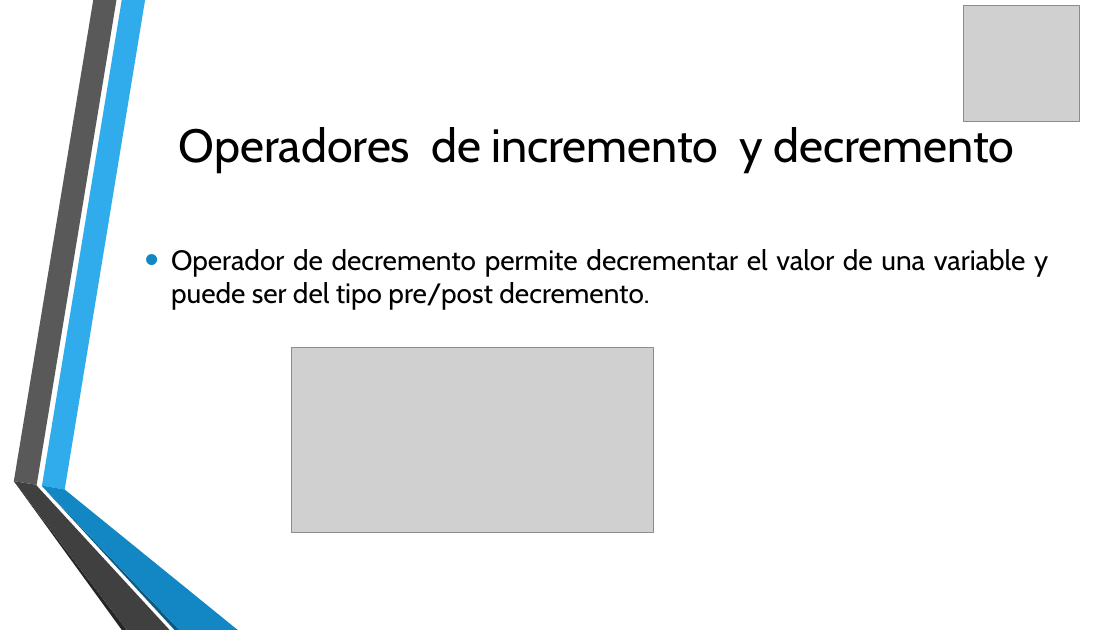
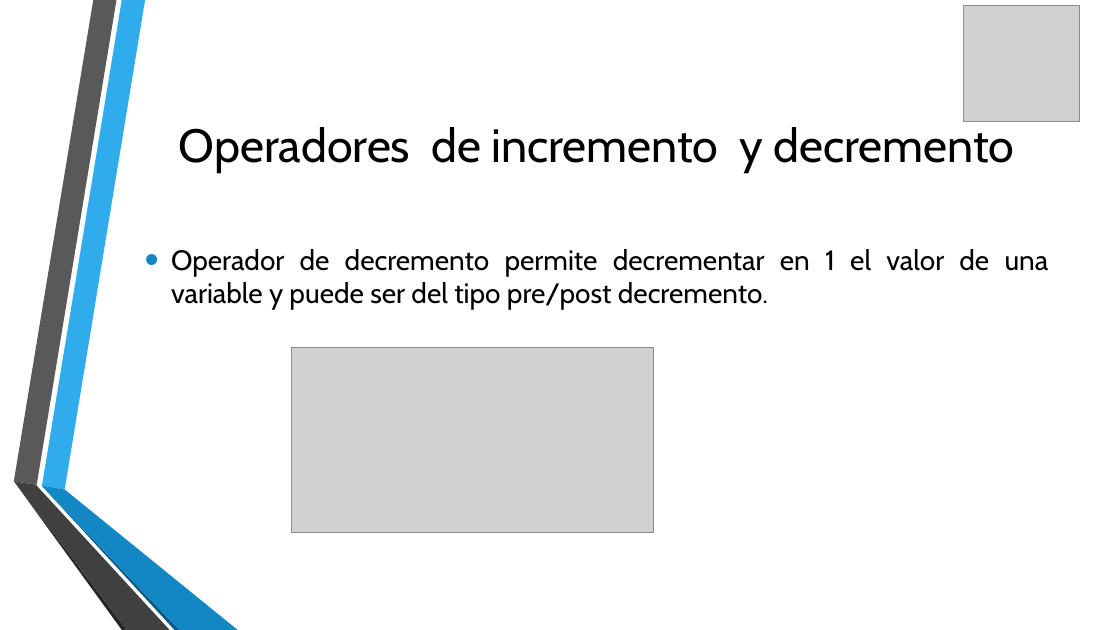
Before and after one commit to udevit/documents, a slide deck: slide 79 of Java_8_desde_cero.pptx. Drawn at 1120x630 pixels with LibreOffice and Linux fonts; fonts in the diff are those of the drawing; grey boxes stand for pictures; background and template pictures are left out. Boxes give left, top, right and bottom in pixels: in the first picture for what was removed or moved away, otherwise in the second. Text is boxed around its words. In the diff, an @@ line names an element or a change of style, - is before the commit and + after.

```diff
--- a/Java_8_desde_cero.pptx
+++ b/Java_8_desde_cero.pptx
@@ text at [171,249,1049,310]: text changed @@
-• Operador de decremento permite decrementar el valor de una variable y puede ser del tipo pre/post decremento.
+• Operador de decremento permite decrementar en 1 el valor de una variable y puede ser del tipo pre/post decremento.
```
Also in this commit, not shown: 1 other slide changed.
